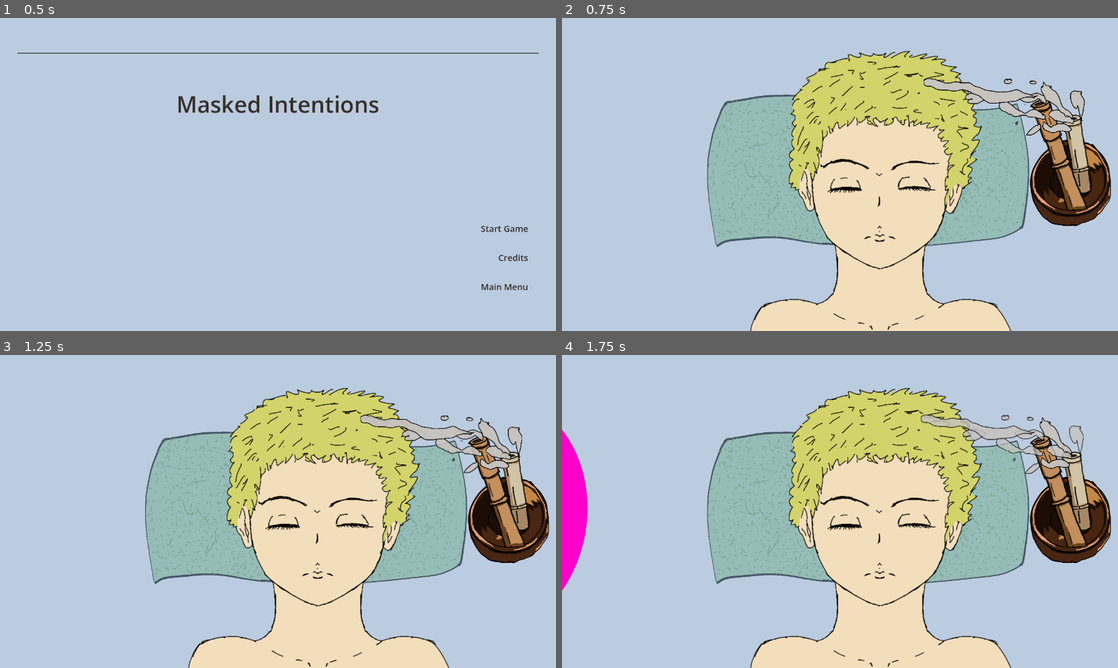
Above: before the commit, frames 1-4 (two rows, left to right).
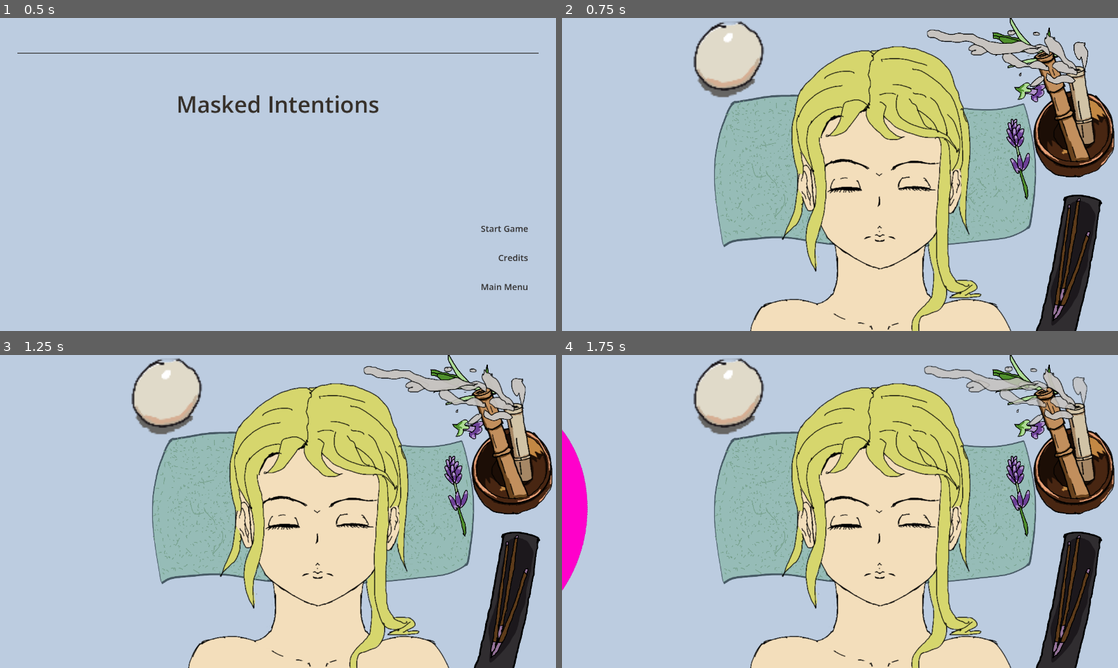
Above: after the commit, the same moments.

Repository: ericdsw/GameJam2026
Game: Godot game, scene res://Game.tscn
The game is run twice, just before and just after one commit, with the same random seed, the same clock (stepped at 60 frames per second) and the same inputs.
Inputs (mouse positions are in pixels of both pictures, inside the frame that each line leads up to):
- Up to frame 1 (0.5 s): no input
- Up to frame 2 (0.75 s): tap Enter at 0.5 s; drag from (1001, 227) to (895, 105) at 0.52 s
- Up to frame 3 (1.25 s): no input
- Up to frame 4 (1.75 s): drag from (728, 527) to (812, 574) at 1.27 s

Frame 1 is identical in both runs. In frame 2, 23% of the frame differs, in the area x 23-100%, y 0-100%; in frame 3, 23%; in frame 4, 23%.

Commit message:
Added props to the face screen

Diff:
--- a/Objects/Face/Face.tscn
+++ b/Objects/Face/Face.tscn
@@ -11,9 +11,8 @@
 base_sprite = NodePath("Base")
 eyes_sprite = NodePath("Eyes")
 hairs_sprite = NodePath("Hairs")
-hair_variant = 3
-skin_color = 3
-hair_color = 3
+hair_variant = 2
+hair_color = 2
 skin_colors = Array[Color]([Color(1, 0.9137255, 0.76862746, 1), Color(0.6392157, 0.58431375, 0.5137255, 1), Color(0.27058825, 0.22745098, 0.17254902, 1), Color(1, 0.972549, 0.9411765, 1), Color(0.52156866, 0.4392157, 0.3372549, 1)])
 hair_colors = Array[Color]([Color(0.8784314, 0.8784314, 0.44705883, 1), Color(0.07058824, 0.07058824, 0.07058824, 1), Color(0.7607843, 0.39607844, 0.21176471, 1), Color(0.7294118, 0.7294118, 0.7294118, 1), Color(0.16078432, 0.12941177, 0.09411765, 1), Color(0.17254902, 0.39215687, 0.52156866, 1)])
 
@@ -22,7 +21,7 @@
 texture = ExtResource("1_gnrgg")
 
 [node name="Base" type="Sprite2D" parent="." unique_id=1301879379]
-modulate = Color(0.27058825, 0.22745098, 0.17254902, 1)
+modulate = Color(1, 0.9137255, 0.76862746, 1)
 texture = ExtResource("2_22hb8")
 centered = false
 hframes = 3
@@ -34,9 +33,9 @@
 hframes = 3
 
 [node name="Hairs" type="Sprite2D" parent="." unique_id=1155135631]
-modulate = Color(0.7607843, 0.39607844, 0.21176471, 1)
+modulate = Color(0.07058824, 0.07058824, 0.07058824, 1)
 position = Vector2(95, -84)
 texture = ExtResource("4_oreo6")
 centered = false
 hframes = 3
-frame = 2
+frame = 1
--- /dev/null
+++ b/Objects/Props/CrystalBall/CrystalBall.tscn
@@ -0,0 +1,13 @@
+[gd_scene format=3 uid="uid://del4lonx4vh2m"]
+
+[ext_resource type="Texture2D" uid="uid://b55stfgr7b5j0" path="res://Resources/Images/Elements/misc_props.png" id="1_40qyq"]
+
+[sub_resource type="AtlasTexture" id="AtlasTexture_sfnl1"]
+atlas = ExtResource("1_40qyq")
+region = Rect2(35, 454, 57, 64)
+
+[node name="CrystalBall" type="Node2D" unique_id=1263871362]
+
+[node name="Sprite2D" type="Sprite2D" parent="." unique_id=1112570088]
+texture = SubResource("AtlasTexture_sfnl1")
+centered = false
--- /dev/null
+++ b/Objects/Props/Plant/Plant.tscn
@@ -0,0 +1,13 @@
+[gd_scene format=3 uid="uid://cclwx8ahyma8x"]
+
+[ext_resource type="Texture2D" uid="uid://b55stfgr7b5j0" path="res://Resources/Images/Elements/misc_props.png" id="1_soryu"]
+
+[sub_resource type="AtlasTexture" id="AtlasTexture_piixx"]
+atlas = ExtResource("1_soryu")
+region = Rect2(0, 0, 154, 423)
+
+[node name="Plant" type="Node2D" unique_id=1200559839]
+
+[node name="Sprite2D" type="Sprite2D" parent="." unique_id=980783395]
+texture = SubResource("AtlasTexture_piixx")
+centered = false
--- /dev/null
+++ b/Objects/Props/WoodThing/WoodThing.tscn
@@ -0,0 +1,13 @@
+[gd_scene format=3 uid="uid://cjt8pfkw7wppo"]
+
+[ext_resource type="Texture2D" uid="uid://b55stfgr7b5j0" path="res://Resources/Images/Elements/misc_props.png" id="1_ki7pl"]
+
+[sub_resource type="AtlasTexture" id="AtlasTexture_djauj"]
+atlas = ExtResource("1_ki7pl")
+region = Rect2(185, 121, 171, 367)
+
+[node name="WoodThing" type="Node2D" unique_id=1663942116]
+
+[node name="Sprite2D" type="Sprite2D" parent="." unique_id=1680715586]
+texture = SubResource("AtlasTexture_djauj")
+centered = false
--- a/Screens/FaceScreen/FaceScreen.tscn
+++ b/Screens/FaceScreen/FaceScreen.tscn
@@ -5,6 +5,9 @@
 [ext_resource type="Texture2D" uid="uid://c4k1cfifklqh6" path="res://Resources/Images/Elements/towel.png" id="2_8fhud"]
 [ext_resource type="PackedScene" uid="uid://csgwsfnk31gor" path="res://Objects/Mask/Mask.tscn" id="3_ubqpy"]
 [ext_resource type="PackedScene" uid="uid://cgvxhele8ddbe" path="res://Objects/Props/Incense/Incense.tscn" id="5_bohhc"]
+[ext_resource type="PackedScene" uid="uid://cclwx8ahyma8x" path="res://Objects/Props/Plant/Plant.tscn" id="6_psvc1"]
+[ext_resource type="PackedScene" uid="uid://cjt8pfkw7wppo" path="res://Objects/Props/WoodThing/WoodThing.tscn" id="7_eji6o"]
+[ext_resource type="PackedScene" uid="uid://del4lonx4vh2m" path="res://Objects/Props/CrystalBall/CrystalBall.tscn" id="8_dum88"]
 
 [node name="FaceScreen" type="Control" unique_id=32535975 node_paths=PackedStringArray("out_of_bounds_mask_start_position", "mask_start_position")]
 layout_mode = 3
@@ -29,12 +32,11 @@
 color = Color(0.7372549, 0.8, 0.8784314, 1)
 
 [node name="Towel" type="Sprite2D" parent="." unique_id=1807603197]
-position = Vector2(706.5, 365.5)
+position = Vector2(722.5, 365.5)
 texture = ExtResource("2_8fhud")
 
 [node name="Face" parent="." unique_id=880044491 instance=ExtResource("1_rnw1p")]
 position = Vector2(363.5, 147.5)
-skin_color = 1
 hair_color = 1
 
 [node name="OutOfBoundsMaskStartPosition" type="Marker2D" parent="." unique_id=1071863705]
@@ -43,5 +45,15 @@
 [node name="MaskStartPosition" type="Marker2D" parent="." unique_id=533221031]
 position = Vector2(-126, 124)
 
+[node name="Plant" parent="." unique_id=1200559839 instance=ExtResource("6_psvc1")]
+position = Vector2(990, -5)
+
 [node name="Incense" parent="." unique_id=768750567 instance=ExtResource("5_bohhc")]
-position = Vector2(1169, 315)
+position = Vector2(1177, 203)
+
+[node name="WoodThing" parent="." unique_id=1663942116 instance=ExtResource("7_eji6o")]
+position = Vector2(1081, 395)
+
+[node name="CrystalBall" parent="." unique_id=1263871362 instance=ExtResource("8_dum88")]
+position = Vector2(297, -1)
+scale = Vector2(3, 3)
Binary file added: Resources/Images/Elements/misc_props.png
Not shown, added: Resources/Images/Elements/misc_props.png.import
